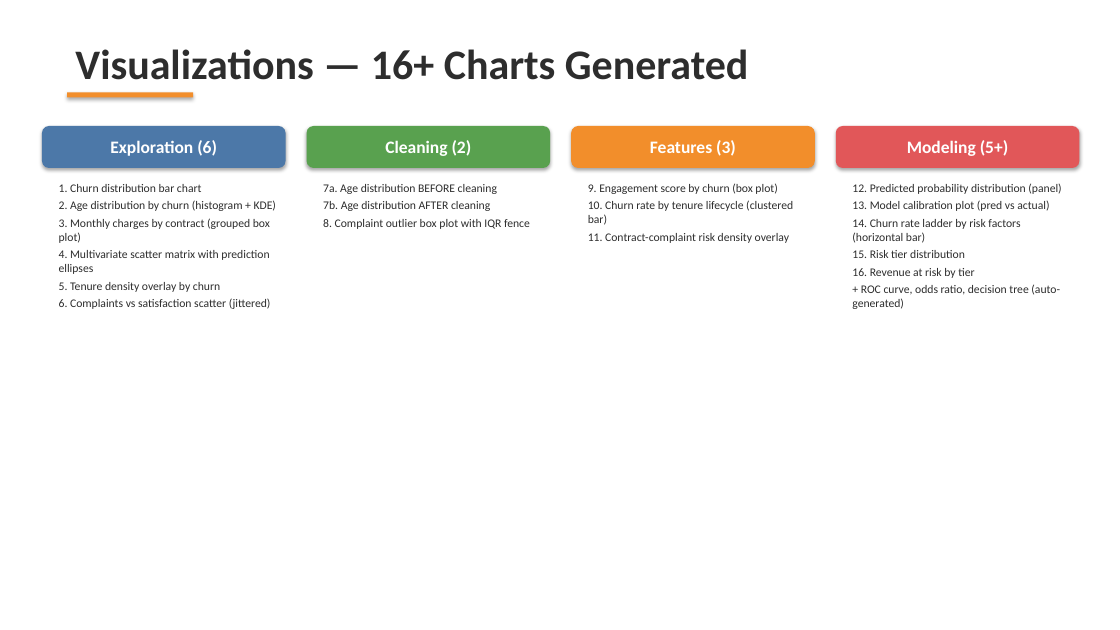
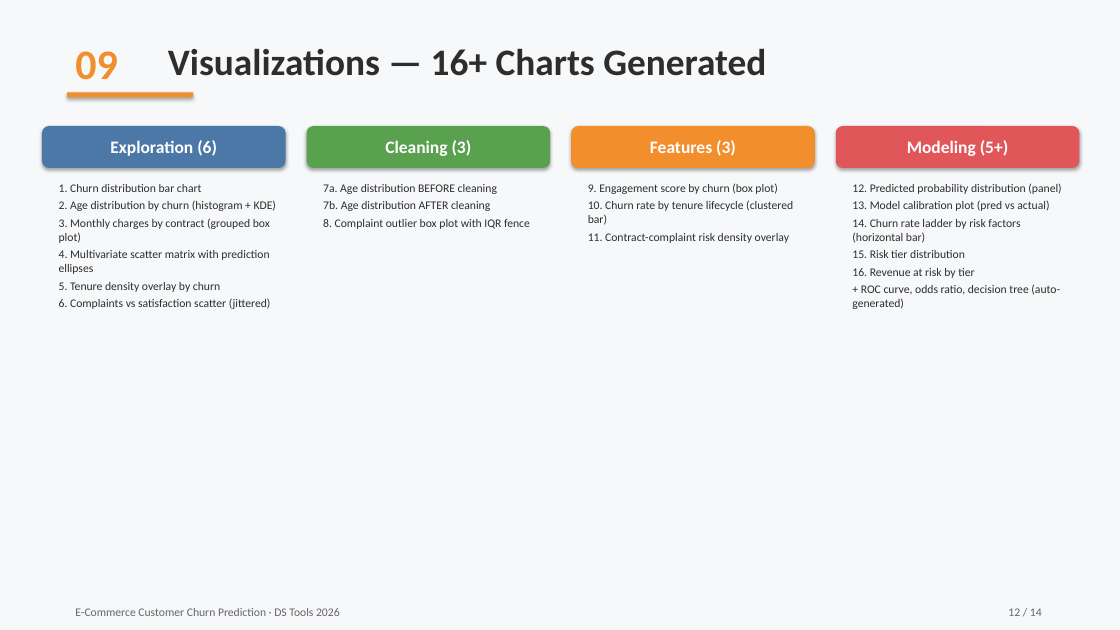
Before and after one commit to ZeyadZaher03/dstools, a slide deck: slide 12 of Churn_Prediction_Presentation.pptx (slide 11 before the commit). Drawn at 1120x630 pixels with LibreOffice and Linux fonts; fonts in the diff are those of the drawing. Boxes give left, top, right and bottom in pixels: in the first picture for what was removed or moved away, otherwise in the second. Text is boxed around its words. In the diff, an @@ line names an element or a change of style, - is before the commit and + after.

```diff
--- a/Churn_Prediction_Presentation.pptx
+++ b/Churn_Prediction_Presentation.pptx
@@ background #FFFFFF to #F7F8FA @@
@@ text added at (x1=75, y1=51, x2=118, y2=80), 36 pt, text #F28E2B, bold @@
+09
@@ text "Visualizations — 16+ Charts Generated" moved from (x1=75, y1=49, x2=749, y2=80) to (x1=168, y1=48, x2=766, y2=76) @@
@@ text "Visualizations — 16+ Charts Generated" at (x1=168, y1=48, x2=766, y2=76): size 36 to 32 pt @@
@@ text in rounded rectangle at (x1=385, y1=140, x2=472, y2=156): text changed @@
-Cleaning (2)
+Cleaning (3)
@@ text added at (x1=75, y1=608, x2=340, y2=616), 10 pt, text #666666 @@
+E-Commerce Customer Churn Prediction · DS Tools 2026
@@ text added at (x1=1008, y1=608, x2=1042, y2=616), 10 pt, text #666666 @@
+12 / 14
```
Also in this commit, not shown: 12 other slides changed, 1 slide added, 6 other files.
